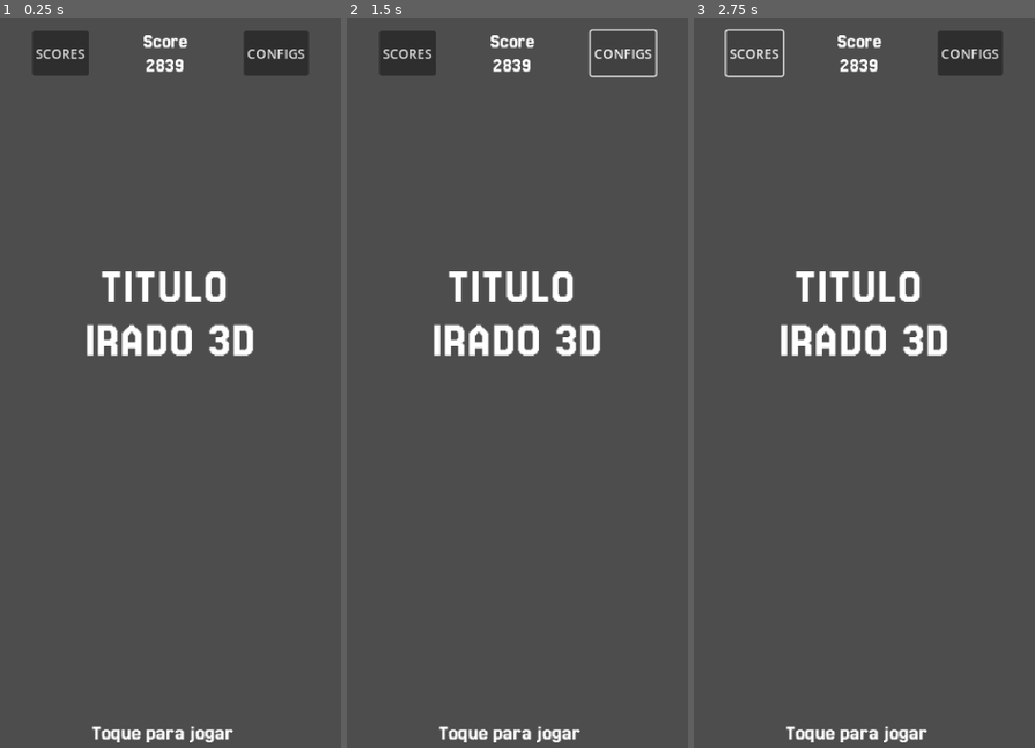
Above: before the commit, frames 1-3 (left to right).
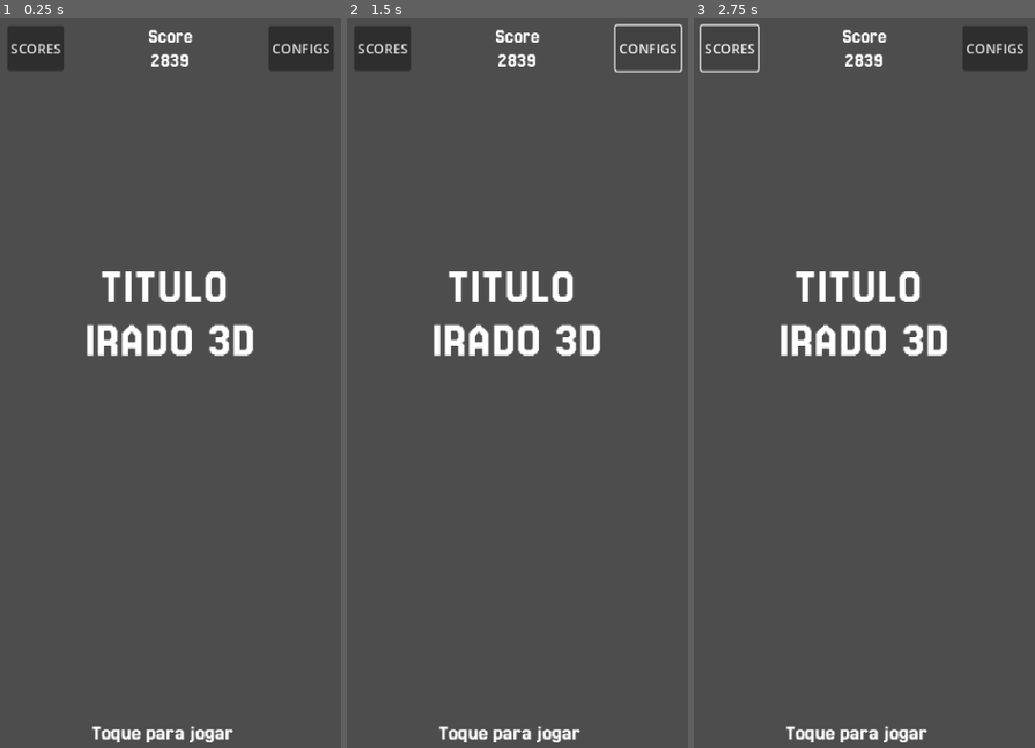
Above: after the commit, the same moments.

Repository: Juawo/space-shooter
Game: Godot game, scene res://scenes/ui/MainMenu/main_menu.tscn
The game is run twice, just before and just after one commit, with the same random seed, the same clock (stepped at 60 frames per second) and the same inputs.
Inputs:
- Up to frame 1 (0.25 s): no input
- Up to frame 2 (1.5 s): click "SCORES" at 0.5 s; click "CONFIGS" at 1.25 s
- Up to frame 3 (2.75 s): click "SCORES" at 2 s

The runs differ from the first frame. In frame 1, 2.5% of the frame differs, in the area x 2-98%, y 1-8%; in frame 2, 2.1%; in frame 3, 2.1%.

Commit message:
refactor main menu animations and restructure UI elements for improved layout

Diff:
--- a/scenes/ui/MainMenu/main_menu.tscn
+++ b/scenes/ui/MainMenu/main_menu.tscn
@@ -4,6 +4,45 @@
 [ext_resource type="FontFile" uid="uid://d30hgfkq7jl3v" path="res://assets/ui/fonts/Jersey_25/Jersey25-Regular.ttf" id="1_ift2n"]
 [ext_resource type="PackedScene" uid="uid://qora2f2xvu2o" path="res://scenes/ui/MainMenu/leader_board_button.tscn" id="1_ql3r1"]
 [ext_resource type="PackedScene" uid="uid://cpgj0vj2rsnpv" path="res://scenes/ui/MainMenu/config_buttons.tscn" id="3_ql3r1"]
+
+[sub_resource type="Animation" id="Animation_mfgk4"]
+length = 0.001
+tracks/0/type = "value"
+tracks/0/imported = false
+tracks/0/enabled = true
+tracks/0/path = NodePath("MarginContainer/VBoxContainer/InstructionWrapper/instruction:position")
+tracks/0/interp = 1
+tracks/0/loop_wrap = true
+tracks/0/keys = {
+"times": PackedFloat32Array(0),
+"transitions": PackedFloat32Array(1),
+"update": 0,
+"values": [Vector2(0, 850)]
+}
+tracks/1/type = "value"
+tracks/1/imported = false
+tracks/1/enabled = true
+tracks/1/path = NodePath("MarginContainer/VBoxContainer/TitleWrapper/title:position")
+tracks/1/interp = 1
+tracks/1/loop_wrap = true
+tracks/1/keys = {
+"times": PackedFloat32Array(0),
+"transitions": PackedFloat32Array(1),
+"update": 0,
+"values": [Vector2(-196, 273)]
+}
+tracks/2/type = "value"
+tracks/2/imported = false
+tracks/2/enabled = true
+tracks/2/path = NodePath("MarginContainer/VBoxContainer/HeaderWrapper/Header:position")
+tracks/2/interp = 1
+tracks/2/loop_wrap = true
+tracks/2/keys = {
+"times": PackedFloat32Array(0),
+"transitions": PackedFloat32Array(1),
+"update": 0,
+"values": [Vector2(0, -6)]
+}
 
 [sub_resource type="Animation" id="Animation_epepa"]
 resource_name = "hide_menu"
@@ -34,101 +73,14 @@
 tracks/2/type = "value"
 tracks/2/imported = false
 tracks/2/enabled = true
-tracks/2/path = NodePath("MarginContainer/VBoxContainer/Header/LeaderboardWrapper/LeaderBoardButton:position")
+tracks/2/path = NodePath("MarginContainer/VBoxContainer/HeaderWrapper/Header:position")
 tracks/2/interp = 1
 tracks/2/loop_wrap = true
 tracks/2/keys = {
 "times": PackedFloat32Array(0, 0.3, 0.6),
 "transitions": PackedFloat32Array(2, 1, 1),
 "update": 0,
-"values": [Vector2(30, 0), Vector2(60, 0), Vector2(-100, 0)]
-}
-tracks/3/type = "value"
-tracks/3/imported = false
-tracks/3/enabled = true
-tracks/3/path = NodePath("MarginContainer/VBoxContainer/Header/ScoreWrapper/HighScoreLabel:position")
-tracks/3/interp = 1
-tracks/3/loop_wrap = true
-tracks/3/keys = {
-"times": PackedFloat32Array(0, 0.3, 0.6),
-"transitions": PackedFloat32Array(2, 1, 1),
-"update": 0,
-"values": [Vector2(0, 0), Vector2(20, 0), Vector2(-160, 0)]
-}
-tracks/4/type = "value"
-tracks/4/imported = false
-tracks/4/enabled = true
-tracks/4/path = NodePath("MarginContainer/VBoxContainer/Header/ConfigWrapper/ConfigButtons:position")
-tracks/4/interp = 1
-tracks/4/loop_wrap = true
-tracks/4/keys = {
-"times": PackedFloat32Array(0, 0.3, 0.6),
-"transitions": PackedFloat32Array(2, 1, 1),
-"update": 0,
-"values": [Vector2(-108, 0), Vector2(-126, 0), Vector2(-80, 0)]
-}
-
-[sub_resource type="Animation" id="Animation_mfgk4"]
-length = 0.001
-tracks/0/type = "value"
-tracks/0/imported = false
-tracks/0/enabled = true
-tracks/0/path = NodePath("MarginContainer/VBoxContainer/InstructionWrapper/instruction:position")
-tracks/0/interp = 1
-tracks/0/loop_wrap = true
-tracks/0/keys = {
-"times": PackedFloat32Array(0),
-"transitions": PackedFloat32Array(1),
-"update": 0,
-"values": [Vector2(0, 850)]
-}
-tracks/1/type = "value"
-tracks/1/imported = false
-tracks/1/enabled = true
-tracks/1/path = NodePath("MarginContainer/VBoxContainer/TitleWrapper/title:position")
-tracks/1/interp = 1
-tracks/1/loop_wrap = true
-tracks/1/keys = {
-"times": PackedFloat32Array(0),
-"transitions": PackedFloat32Array(1),
-"update": 0,
-"values": [Vector2(-196, 273)]
-}
-tracks/2/type = "value"
-tracks/2/imported = false
-tracks/2/enabled = true
-tracks/2/path = NodePath("MarginContainer/VBoxContainer/Header/LeaderboardWrapper/LeaderBoardButton:position")
-tracks/2/interp = 1
-tracks/2/loop_wrap = true
-tracks/2/keys = {
-"times": PackedFloat32Array(0),
-"transitions": PackedFloat32Array(1),
-"update": 0,
-"values": [Vector2(30, 0)]
-}
-tracks/3/type = "value"
-tracks/3/imported = false
-tracks/3/enabled = true
-tracks/3/path = NodePath("MarginContainer/VBoxContainer/Header/ScoreWrapper/HighScoreLabel:position")
-tracks/3/interp = 1
-tracks/3/loop_wrap = true
-tracks/3/keys = {
-"times": PackedFloat32Array(0),
-"transitions": PackedFloat32Array(1),
-"update": 0,
-"values": [Vector2(0, 0)]
-}
-tracks/4/type = "value"
-tracks/4/imported = false
-tracks/4/enabled = true
-tracks/4/path = NodePath("MarginContainer/VBoxContainer/Header/ConfigWrapper/ConfigButtons:position")
-tracks/4/interp = 1
-tracks/4/loop_wrap = true
-tracks/4/keys = {
-"times": PackedFloat32Array(0),
-"transitions": PackedFloat32Array(1),
-"update": 0,
-"values": [Vector2(-108, 0)]
+"values": [Vector2(0, 40), Vector2(0, 80), Vector2(0, -150)]
 }
 
 [sub_resource type="AnimationLibrary" id="AnimationLibrary_b771k"]
@@ -161,67 +113,46 @@
 [node name="VBoxContainer" type="VBoxContainer" parent="MarginContainer"]
 layout_mode = 2
 
-[node name="Header" type="HBoxContainer" parent="MarginContainer/VBoxContainer"]
-layout_mode = 2
+[node name="HeaderWrapper" type="Control" parent="MarginContainer/VBoxContainer"]
+layout_mode = 2
+
+[node name="Header" type="HBoxContainer" parent="MarginContainer/VBoxContainer/HeaderWrapper"]
+layout_mode = 0
+offset_top = -6.0
+offset_right = 392.0
+offset_bottom = 48.00004
 size_flags_vertical = 0
 size_flags_stretch_ratio = 0.0
 theme_override_constants/separation = 30
 alignment = 1
 
-[node name="LeaderboardWrapper" type="Control" parent="MarginContainer/VBoxContainer/Header"]
+[node name="LeaderBoardButton" parent="MarginContainer/VBoxContainer/HeaderWrapper/Header" instance=ExtResource("1_ql3r1")]
+custom_minimum_size = Vector2(68, 54)
 layout_mode = 2
 size_flags_horizontal = 2
 
-[node name="LeaderBoardButton" parent="MarginContainer/VBoxContainer/Header/LeaderboardWrapper" instance=ExtResource("1_ql3r1")]
-custom_minimum_size = Vector2(68, 54)
-layout_mode = 0
-anchors_preset = 0
-anchor_right = 0.0
-anchor_bottom = 0.0
-offset_left = 30.0
-offset_right = 98.000046
-offset_bottom = 54.0
-size_flags_horizontal = 2
-
-[node name="ScoreWrapper" type="Control" parent="MarginContainer/VBoxContainer/Header"]
-layout_mode = 2
-size_flags_horizontal = 2
-
-[node name="HighScoreLabel" type="VBoxContainer" parent="MarginContainer/VBoxContainer/Header/ScoreWrapper"]
-layout_mode = 0
-offset_right = 99.0
-offset_bottom = 54.0
+[node name="HighScoreLabel" type="VBoxContainer" parent="MarginContainer/VBoxContainer/HeaderWrapper/Header"]
+layout_mode = 2
 size_flags_horizontal = 4
 size_flags_vertical = 0
 
-[node name="ScoreLabel" type="Label" parent="MarginContainer/VBoxContainer/Header/ScoreWrapper/HighScoreLabel"]
+[node name="ScoreLabel" type="Label" parent="MarginContainer/VBoxContainer/HeaderWrapper/Header/HighScoreLabel"]
 layout_mode = 2
 theme_override_fonts/font = ExtResource("1_ift2n")
 theme_override_font_sizes/font_size = 24
 text = "Score"
 horizontal_alignment = 1
 
-[node name="ScoreValueLabel" type="Label" parent="MarginContainer/VBoxContainer/Header/ScoreWrapper/HighScoreLabel"]
+[node name="ScoreValueLabel" type="Label" parent="MarginContainer/VBoxContainer/HeaderWrapper/Header/HighScoreLabel"]
 layout_mode = 2
 theme_override_fonts/font = ExtResource("1_ift2n")
 theme_override_font_sizes/font_size = 24
 text = "2839"
 horizontal_alignment = 1
 
-[node name="ConfigWrapper" type="Control" parent="MarginContainer/VBoxContainer/Header"]
-layout_mode = 2
-size_flags_horizontal = 10
-size_flags_vertical = 0
-
-[node name="ConfigButtons" parent="MarginContainer/VBoxContainer/Header/ConfigWrapper" instance=ExtResource("3_ql3r1")]
+[node name="ConfigButtons" parent="MarginContainer/VBoxContainer/HeaderWrapper/Header" instance=ExtResource("3_ql3r1")]
 custom_minimum_size = Vector2(68, 54)
-layout_mode = 0
-anchors_preset = 0
-anchor_right = 0.0
-anchor_bottom = 0.0
-offset_left = -108.0
-offset_right = -30.0
-offset_bottom = 54.0
+layout_mode = 2
 size_flags_horizontal = 10
 
 [node name="TitleWrapper" type="Control" parent="MarginContainer/VBoxContainer"]
@@ -237,7 +168,7 @@
 offset_left = -196.0
 offset_top = 273.0
 offset_right = 196.0
-offset_bottom = 398.00003
+offset_bottom = 398.00018
 grow_horizontal = 2
 size_flags_vertical = 6
 size_flags_stretch_ratio = 0.8
@@ -255,7 +186,7 @@
 layout_mode = 0
 offset_top = 850.0
 offset_right = 392.0
-offset_bottom = 877.0001
+offset_bottom = 877.0002
 size_flags_vertical = 10
 theme_override_fonts/font = ExtResource("1_ift2n")
 theme_override_font_sizes/font_size = 26
